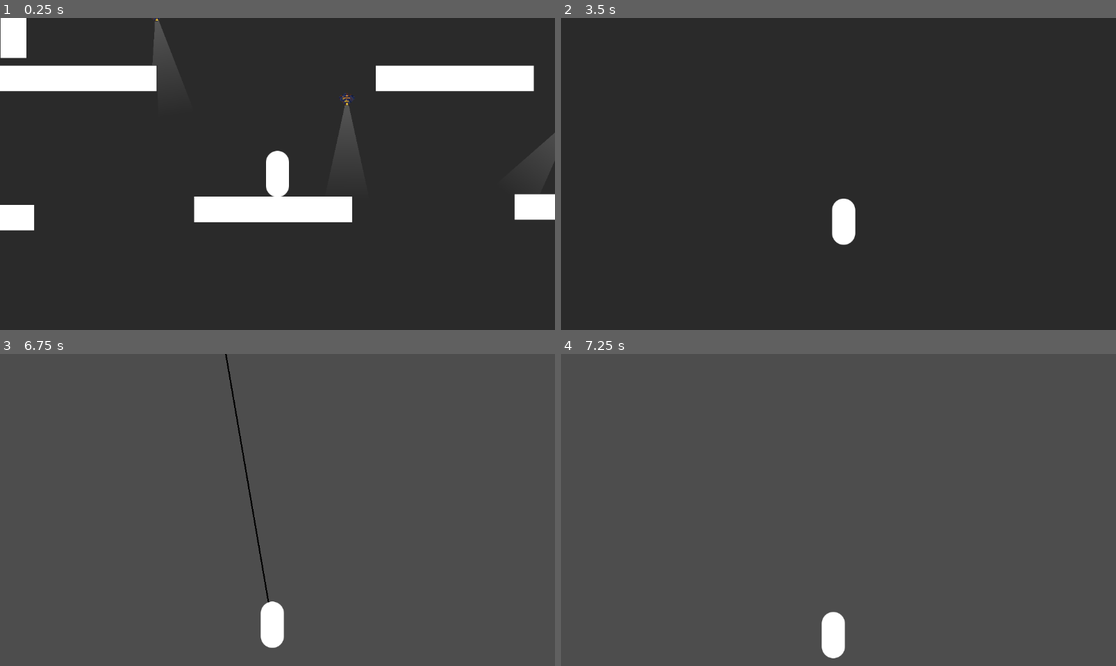
Above: before the commit, frames 1-4 (two rows, left to right).
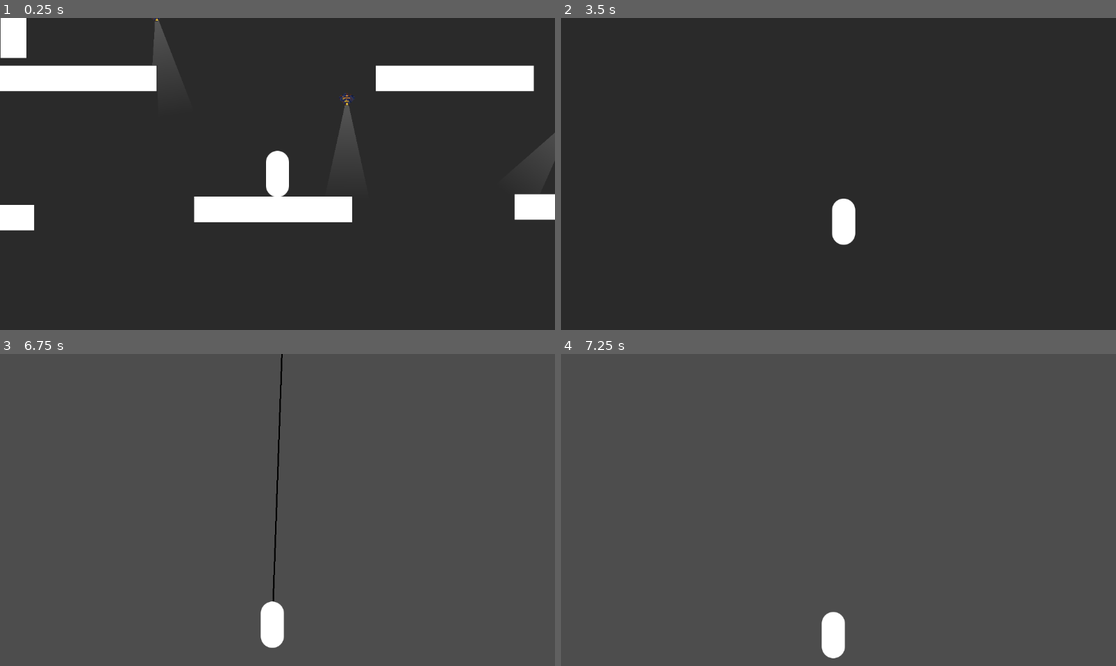
Above: after the commit, the same moments.

Repository: cookiemonsternz/SLIFT-Public
Game: Godot game, scene res://scenes/test.tscn
The game is run twice, just before and just after one commit, with the same random seed, the same clock (stepped at 60 frames per second) and the same inputs.
Inputs (mouse positions are in pixels of both pictures, inside the frame that each line leads up to):
- Up to frame 1 (0.25 s): no input
- Up to frame 2 (3.5 s): tap Enter at 0.5 s; move the mouse to (960, 158) at 0.52 s; hold D (move_right) 0.53-2.03 s; click (960, 158) at 0.6 s; tap Space (jump) at 0.77, 1.52, 3.02 s; right-click (960, 158) at 0.8 s; move the mouse to (727, 189) at 1.27 s; right-click (727, 189) at 1.35 s; click (727, 189) at 1.55 s; move the mouse to (894, 105) at 2.02 s; hold A (move_left) 2.03-2.78 s; click (894, 105) at 2.1 s; right-click (894, 105) at 2.3 s; move the mouse to (810, 236) at 2.77 s; hold D (move_right) from 2.78 s (still down); right-click (810, 236) at 2.85 s; click (810, 236) at 3.05 s
- Up to frame 3 (6.75 s): move the mouse to (444, 556) at 3.52 s; tap T (test_input) at 3.6 s; click (444, 556) at 3.67 s; tap Space (jump) at 3.77, 4.52, 6.02 s; right-click (444, 556) at 3.8 s; move the mouse to (111, 463) at 4.27 s; release D (move_right) at 4.28 s; hold A (move_left) 4.28-5.03 s; click (111, 463) at 4.35 s; move the mouse to (305, 510) at 5.02 s; hold D (move_right) 5.03-5.78 s; right-click (305, 510) at 5.1 s; click (305, 510) at 5.17 s; move the mouse to (194, 432) at 5.77 s; hold A (move_left) from 5.78 s (still down); click (194, 432) at 5.85 s; move the mouse to (399, 494) at 6.52 s; right-click (399, 494) at 6.6 s; click (399, 494) at 6.67 s
- Up to frame 4 (7.25 s): keep holding A (move_left); tap Space (jump) at 6.77 s

Frames 1-2 are identical in both runs. In frame 3, 0.5% of the frame differs, in the area x 40-51%, y 0-80%; in frame 4, nothing differs.

Commit message:
fix player grapple targeting

Diff:
--- a/scripts/characters/components/player_physics_follow.gd
+++ b/scripts/characters/components/player_physics_follow.gd
@@ -5,6 +5,9 @@
 var set_vel_state = false
 var move_vector = Vector2.ZERO
 var vel_vector = Vector2.ZERO
+
+func _ready():
+	top_level = true
 
 func _integrate_forces(state: PhysicsDirectBodyState2D) -> void:
 	if set_pos_state:
--- a/scripts/characters/player.gd
+++ b/scripts/characters/player.gd
@@ -140,8 +140,10 @@
 	if is_sliding:
 		handle_sliding(input_chosen, delta)
 		velocity.x = vel_x
+	elif abs(velocity.x) <= move_speed:
+		velocity.x = move_speed * input_chosen
 	else:
-		velocity.x = move_speed * input_chosen
+		velocity.x = abs(velocity.x) * input_chosen
 
 	move_and_slide()
 
@@ -234,8 +236,8 @@
 
 # Gets the body to connect to, and sets the grapple_target_position
 func set_grapple_target(side: int) -> void:
-	var direction_vector = get_global_mouse_position() - global_position
-	raycast.target_position = to_local(direction_vector * 100)
+	var direction_vector = get_local_mouse_position()# - player_physics_follow.global_position
+	raycast.target_position = (direction_vector * 100)
 
 	raycast.force_raycast_update()
 
